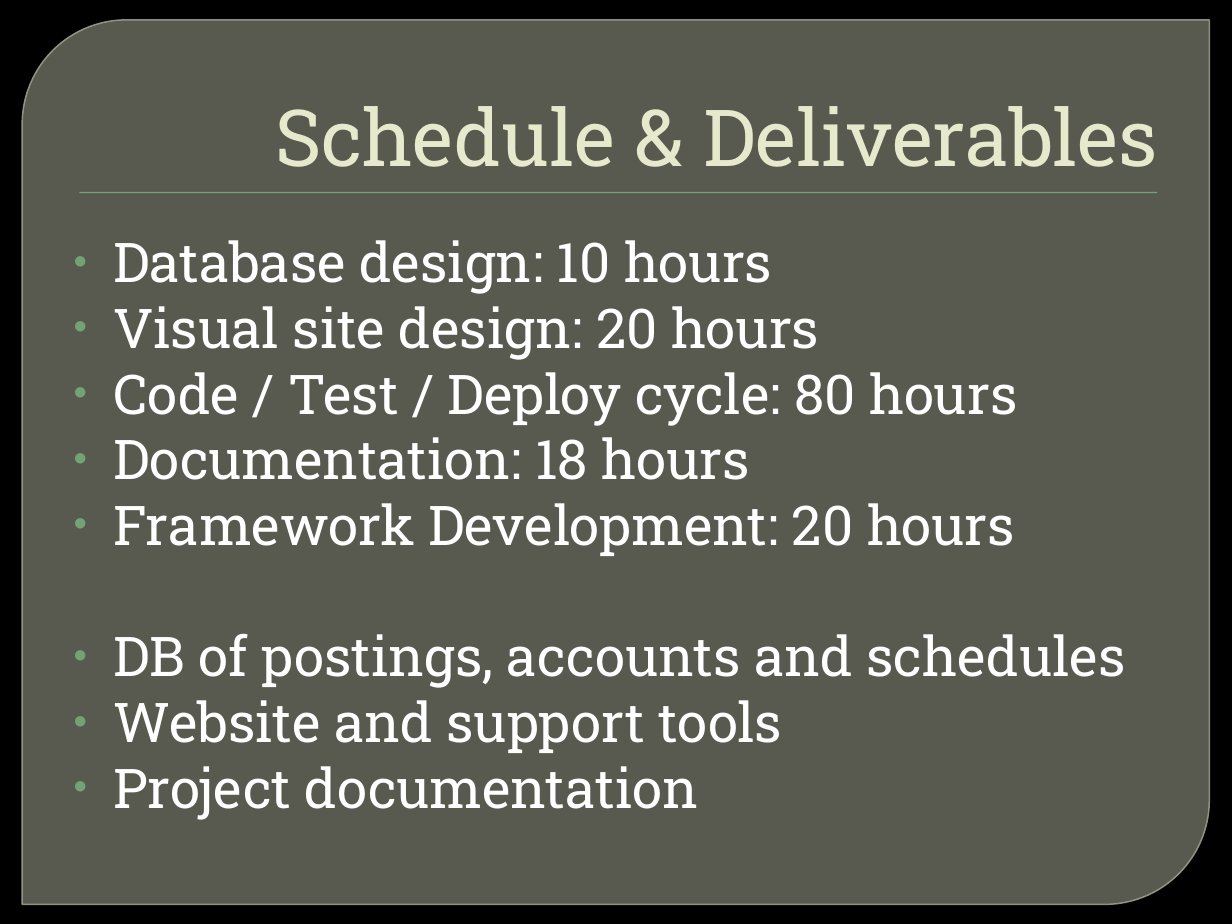
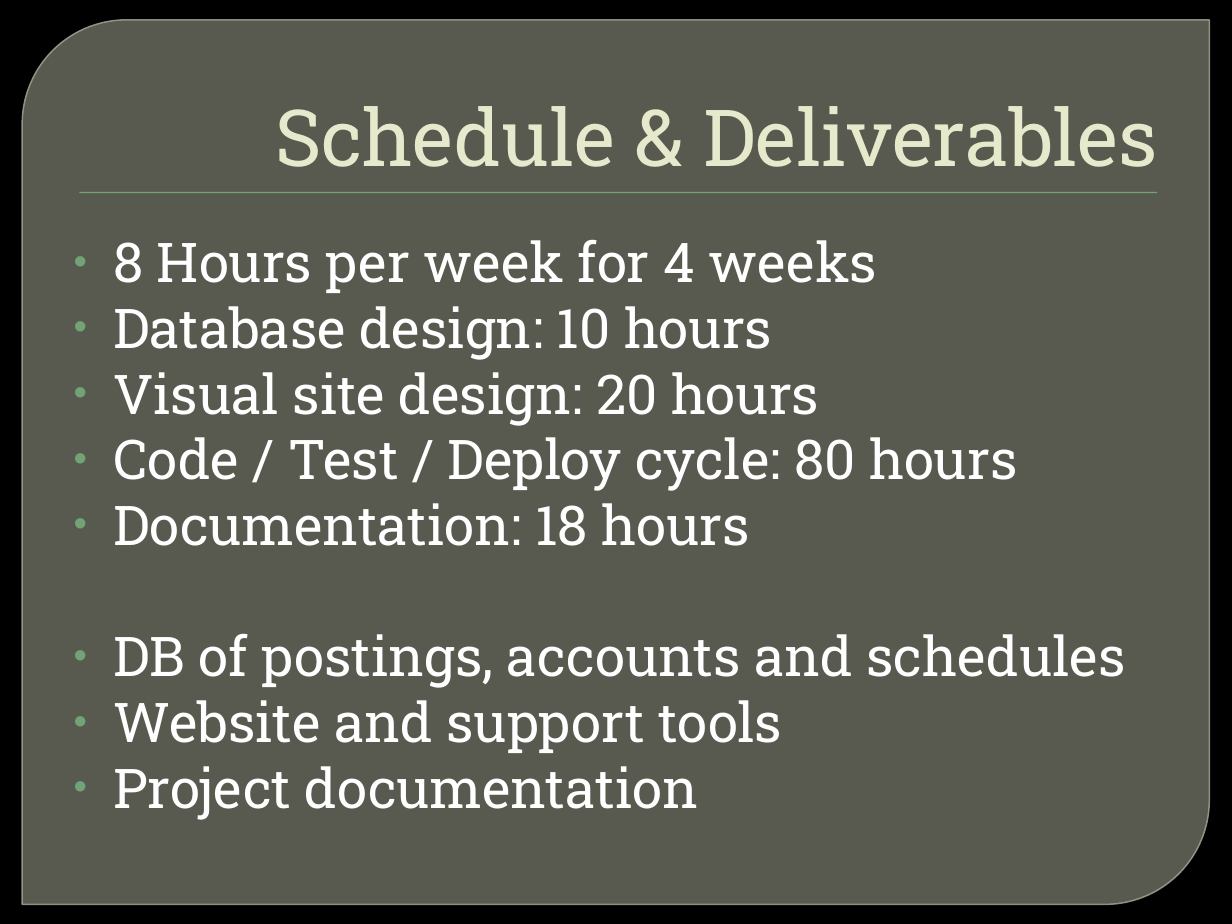
Before and after one commit to cwoodruf/cmpt470group8, a slide deck: slide 13 of docs/Team 8 Project Proposal.pptx. Drawn at 1232x924 pixels with LibreOffice and Linux fonts; fonts in the diff are those of the drawing; background and template pictures are left out. Boxes give left, top, right and bottom in pixels: in the first picture for what was removed or moved away, otherwise in the second. Text is boxed around its words. In the diff, an @@ line names an element or a change of style, - is before the commit and + after.

Commit message:
Changed schedule.

```diff
--- a/docs/Team 8 Project Proposal.pptx
+++ b/docs/Team 8 Project Proposal.pptx
@@ text at (113,239,877,293): paragraph added @@
+• 8 Hours per week for 4 weeks
@@ text at (113,503,1015,556): paragraph removed @@
-• Framework Development: 20 hours
```
